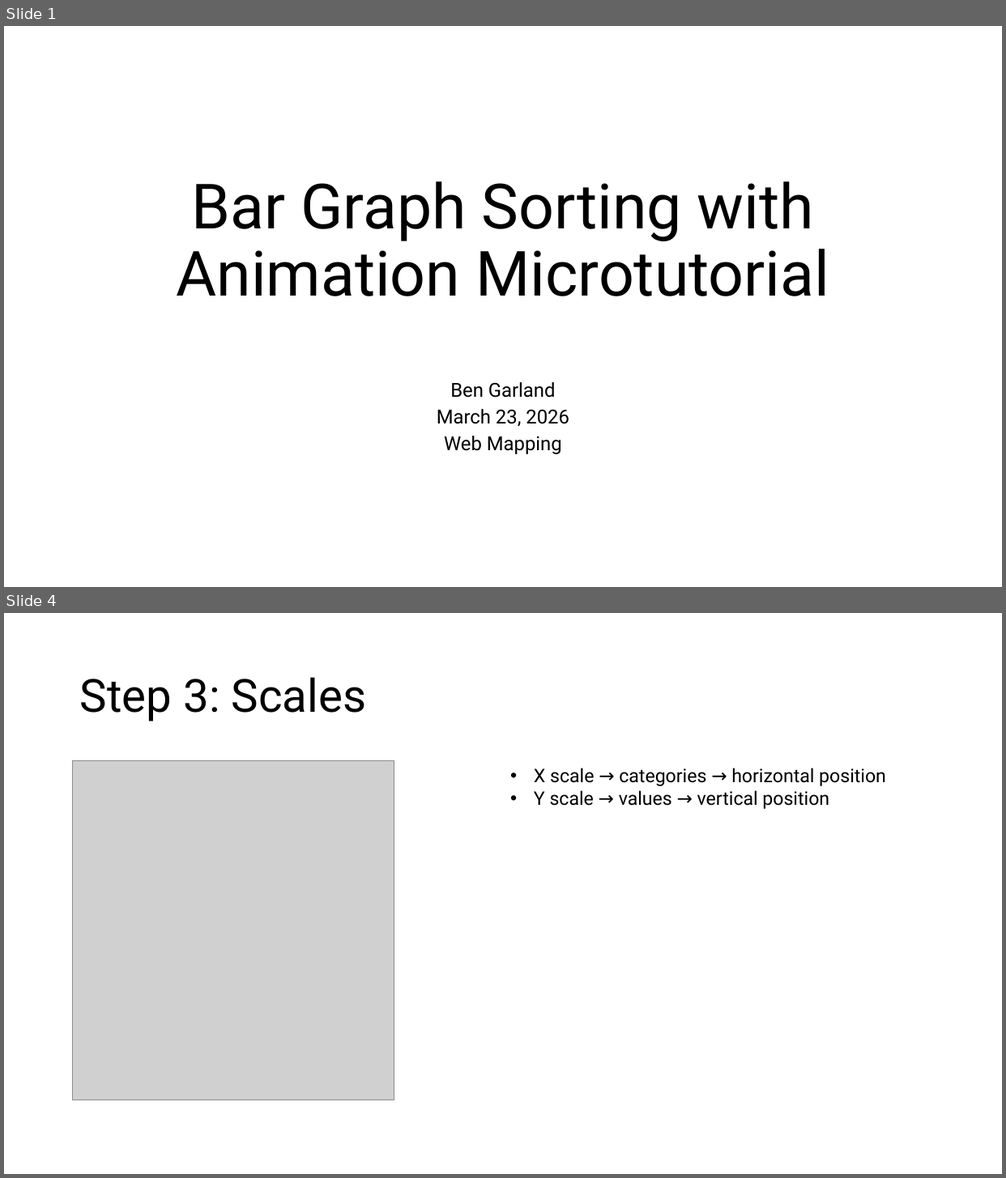
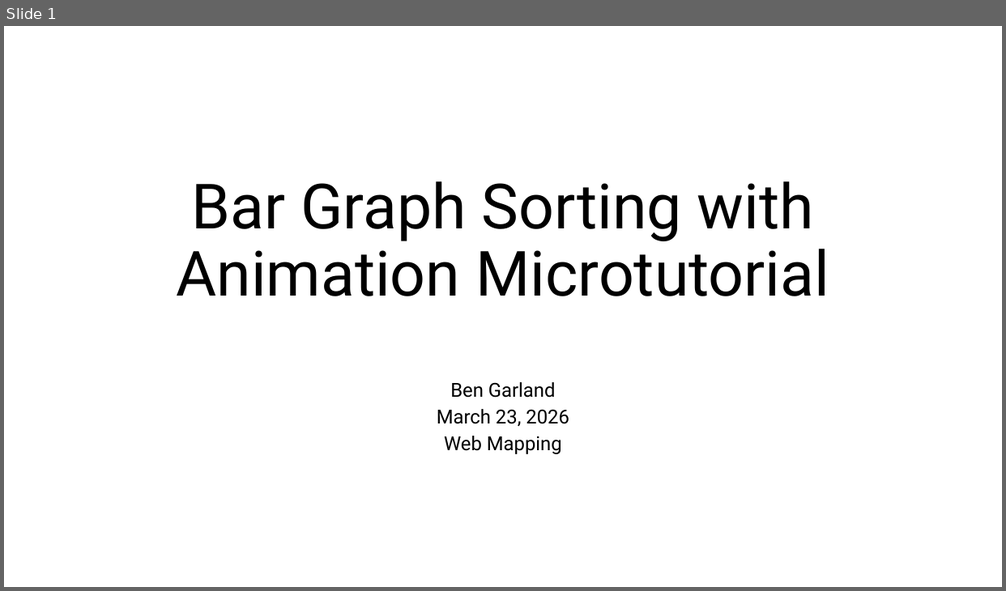
Before and after one commit to armandhammer/bengarland-site, a slide deck: tutorial/Bar Graph Sorting.pptx. Shown one above the other, each under a label of ours: slides 1 and 4 before the commit, slide 1 after it; the slides between them are not shown. The pictures are 1006x1178 and 1006x591 pixels, drawn with LibreOffice and Linux fonts; fonts in the diff are those of the drawing; grey boxes stand for pictures. Boxes give left, top, right and bottom in pixels: in the first picture for what was removed or moved away, otherwise in the second. Text is boxed around its words. In the diff, an @@ line names an element or a change of style, - is before the commit and + after.

```diff
--- a/tutorial/Bar Graph Sorting.pptx
+++ b/tutorial/Bar Graph Sorting.pptx
@@ slide 4 removed at bbox=[4, 613, 1002, 1174], background #FFFFFF @@
@@ title removed at bbox=[80, 677, 366, 722] @@
-Step 3: Scales
@@ picture removed at bbox=[73, 761, 394, 1101] @@
@@ text removed at bbox=[534, 768, 886, 809] @@
-• X scale → categories → horizontal position
-• Y scale → values → vertical position
```
Also in this commit, not shown: 2 slides changed, 7 slides added, 1 other slide removed, 2 other files.
